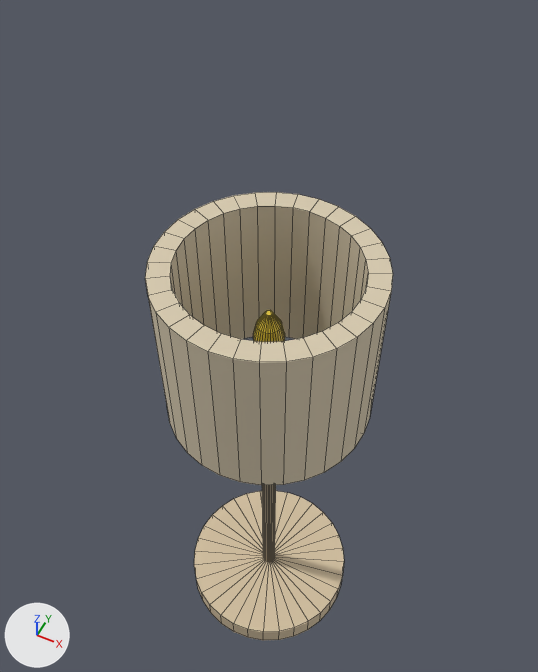
Before and after pictures for a commit that changed the FBX model Assets/Original_assets/furniture/Floor_lamp.fbx.
Rendered twice from a 50 mm camera at (-0.61, -4.79, 6.78) aimed at (-2.18, -1.63, 2.83). The lights are fixed; the arrows at lower left show +X, +Y and +Z. The older version comes first. Mesh edges are drawn as thin lines. Where no turn or scale is listed for an object, it has been applied to the vertices.

Objects in the first picture: 'Lámpara de pie'.
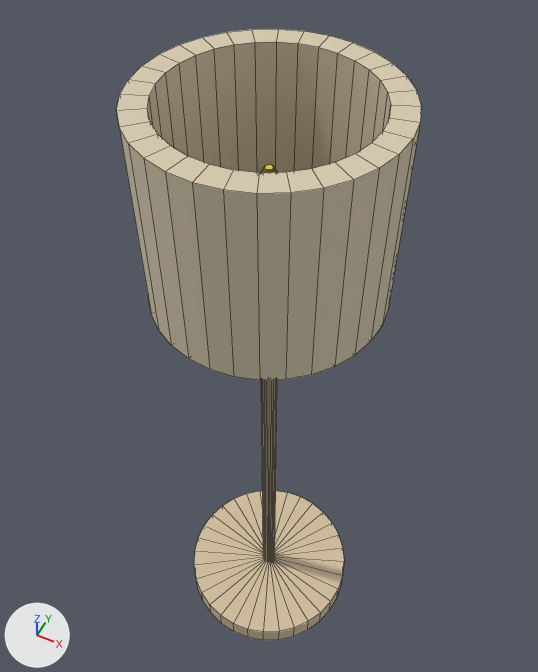
Boxes [x1, y1, x2, y2] around the edits, measured in the pictures (538 x 672 px; the box of a moved part takes in the faces that stretch with it):
'Lámpara de pie', reshaped (23% wider, 36% taller)
    before: [145, 192, 393, 640]
    after: [116, 29, 421, 640]
part 1 of me_cylinder_001, moved or reshaped
    before: [145, 192, 393, 485]
    after: [116, 29, 421, 380]
part 2 of me_cylinder_001, moved or reshaped
    before: [253, 310, 285, 562]
    after: [260, 164, 277, 562]

Edits to the bpy script that builds the scene:
```text
Change me_cylinder_001:
    used by ob_lámpara_de_pie; location = (-2.0, -2.0, 0.1)
    remove me_cylinder_001.from_pydata(...)  # 416 vertices, 386 faces; spans x -0.7..0.7, y -0.7..0.7, z -0.1..3.77
    add me_cylinder_001.from_pydata(...)  # 416 vertices, 386 faces; spans x -0.7..0.7, y -0.7..0.7, z -0.1..4.83
    me_cylinder_001 part 1: the loose piece of 128 vertices spanning x -0.7..0.7, y -0.7..0.7, z 2.57..3.77 is moved by (0.0, 0.0, 1.06)
    me_cylinder_001 part 2: all 192 vertices in x -0.1..0.1, y -0.1..0.1, z 2.9..3.4 are moved by (0.0, 0.0, 1.06)
```
